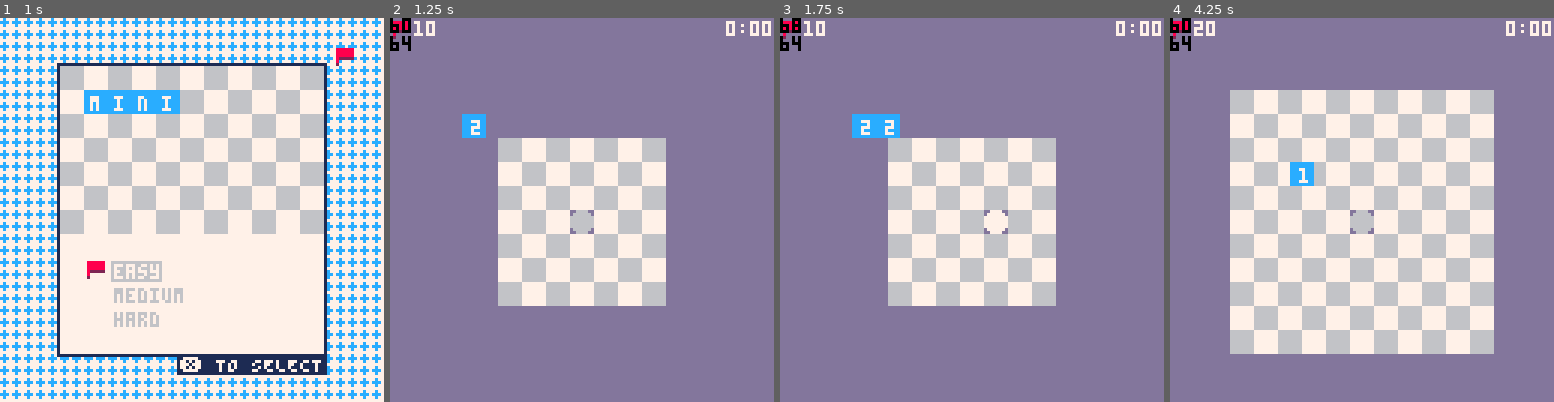
Above: before the commit, frames 1-4 (left to right).
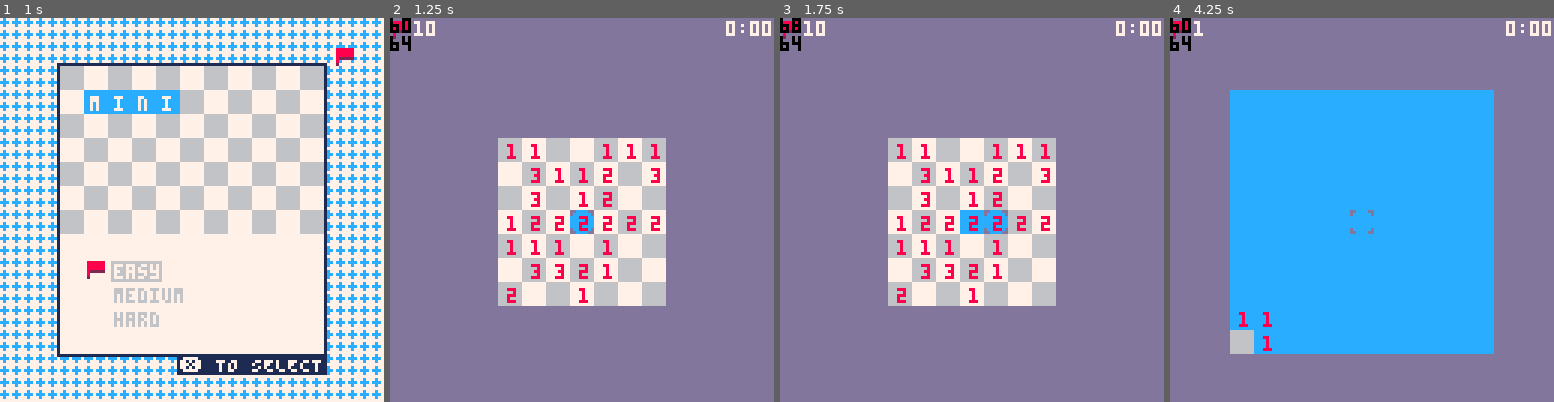
Above: after the commit, the same moments.

Repository: wsasaki01/mini-mines
Game: PICO-8 cartridge mini-mines.p8
Same seed, same stepped clock (60 frames per second), same inputs: the game is played once before the commit and once after it.
Inputs (mouse positions are in pixels of both pictures, inside the frame that each line leads up to):
- Up to frame 1 (1 s): tap X (X key) at 0.33 s; click (280, 121) at 0.67 s; tap O (Z key) at 0.7 s
- Up to frame 2 (1.25 s): tap X (X key) at 1.07 s; click (436, 267) at 1.22 s
- Up to frame 3 (1.75 s): hold Right from 1.6 s (still down); tap O (Z key) at 1.7 s
- Up to frame 4 (4.25 s): click (1277, 114) at 1.77 s; tap X (X key) at 1.85, 2.97, 4.08 s; release Right at 2.1 s; tap O (Z key) every 0.4 s from 2.1 to 4.1 s; hold Up 2.15-2.42 s; click (1342, 259) at 2.32 s; hold Right 2.47-3.03 s; click (1404, 106) at 2.87 s; hold Left 3.08-3.58 s; click (1465, 256) at 3.42 s; hold Down 3.63-3.97 s; click (1231, 102) at 3.97 s; hold Right from 4.02 s (still down)

Frame 1 is identical in both runs. In frame 2, 2.3% of the frame differs, in the area x 18-71%, y 25-75%; in frame 3, 3.1%; in frame 4, 47%, in the area x 6-85%, y 0-88%.

Commit message:
Fixed `uncover`

Diff:
--- a/main.lua
+++ b/main.lua
@@ -3,7 +3,7 @@
     --     DEBUG
     -- *************
     reveal = false -- reveal mine locations during game
-    fill = false -- show values for each space
+    fill = true -- show values for each space
     -- *************
 
     -- enable devkit mouse
@@ -87,7 +87,7 @@
     elseif diff == "med" then
         width = 11
         height = 11
-        mcount = 20
+        mcount = 1
 
         p = {
             x = 60,
@@ -102,7 +102,7 @@
     elseif diff == "hard" then
         width = 16
         height = 15
-        mcount = 30
+        mcount = 1
 
         p = {
             x = 64,
@@ -115,6 +115,11 @@
         xlim = {0, 120}
         ylim = {8, 120}
     end
+
+    -- x and y offsets
+    -- how far into the screen should the map be drawn?
+    xoff = 64-(8*width/2)
+    yoff = 60-(8*height/2)
 
     -- number of flags available (automaticall set to no. of mines)
     fcount = mcount
@@ -728,7 +733,8 @@
         -- print time in top right corner
         print(mins..secs, 108, 1, 7)
 
-        map(0, 0, 64-(8*width/2), 60-(8*height/2), width, height+1) -- draw the map
+        -- draw the map
+        map(0, 0, xoff, yoff, width, height+1)
 
         -- draw flag icon and count in top left corner
         spr(3, 0, 0)
@@ -885,8 +891,9 @@
 function draw_flags()
     for c1=1, #flags do
         for c2=1, #flags[c1] do
-            if flags[c1][c2] then
-                spr(3, xlim[1]+c1*8-8, ylim[1]+c2*8-8)
+            if flags[c1][c2] == true then
+                -- y value doesn't have -8 because the top bar accounts for it
+                spr(3, xoff+c1*8-8, yoff+c2*8)
             end
         end
     end
@@ -896,10 +903,10 @@
     for c1=1, #digs do
         for c2=1, #digs[c1] do
             if digs[c1][c2] then
-                rectfill(c1*8-8, c2*8, c1*8-1, c2*8+7, themes[theme_select][1])
+                rectfill(xoff+c1*8-8, yoff+c2*8, xoff+c1*8-1, yoff+c2*8+7, themes[theme_select][1])
 
                 if type(grid[c1][c2]) == "number" and grid[c1][c2] >= 1 then
-                    print(grid[c1][c2], c1*8-5, c2*8+2, 7)
+                    print(grid[c1][c2], xoff+c1*8-5, yoff+c2*8+2, 7)
                 end
             end
         end
@@ -910,7 +917,7 @@
     for c1=1, #grid do
         for c2=1, #grid[c1] do
             if type(grid[c1][c2]) == "number" and grid[c1][c2] != 0 then
-                print(grid[c1][c2], c1*8-5, c2*8+2, 8)
+                print(grid[c1][c2], xoff+c1*8-5, yoff+c2*8+2, 8)
             end
         end
     end
@@ -928,10 +935,10 @@
                     local probe = {loc[1]+pcol, loc[2]+prow}
 
                     if
-                    probe[1] > 0 and
-                    probe[1] < 17 and
-                    probe[2] > 0 and
-                    probe[2] < 16 then
+                    probe[1] >= 1 and
+                    probe[1] <= width and
+                    probe[2] >= 1 and
+                    probe[2] <= height then
                         if
                         digs[probe[1]][probe[2]] != true and
                         flags[probe[1]][probe[2]] != true then
